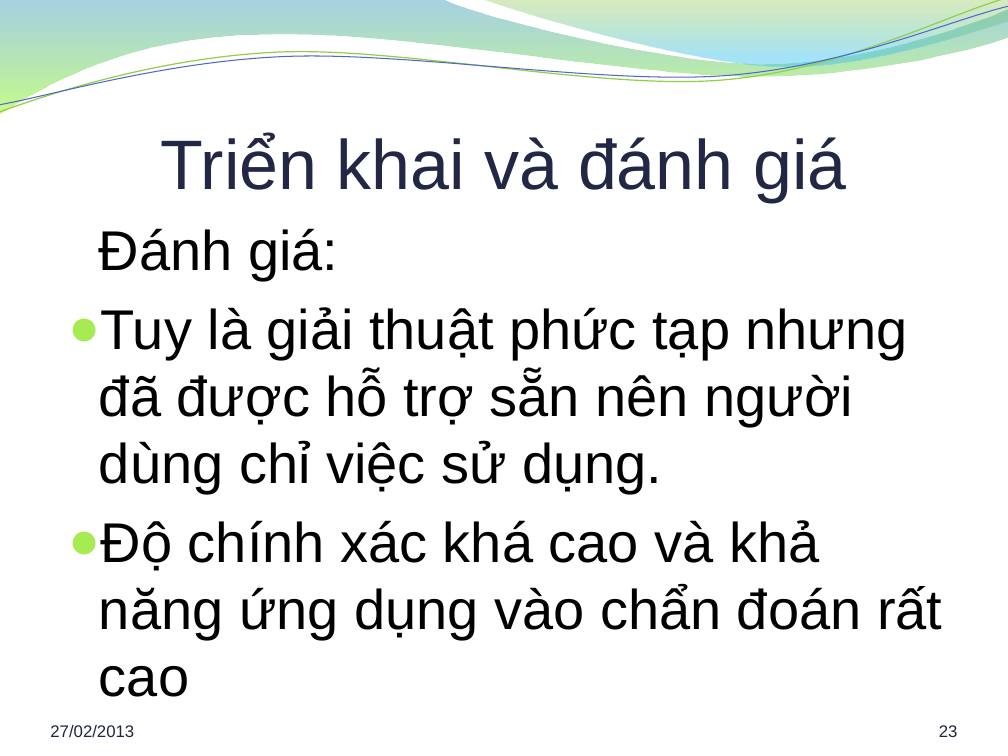
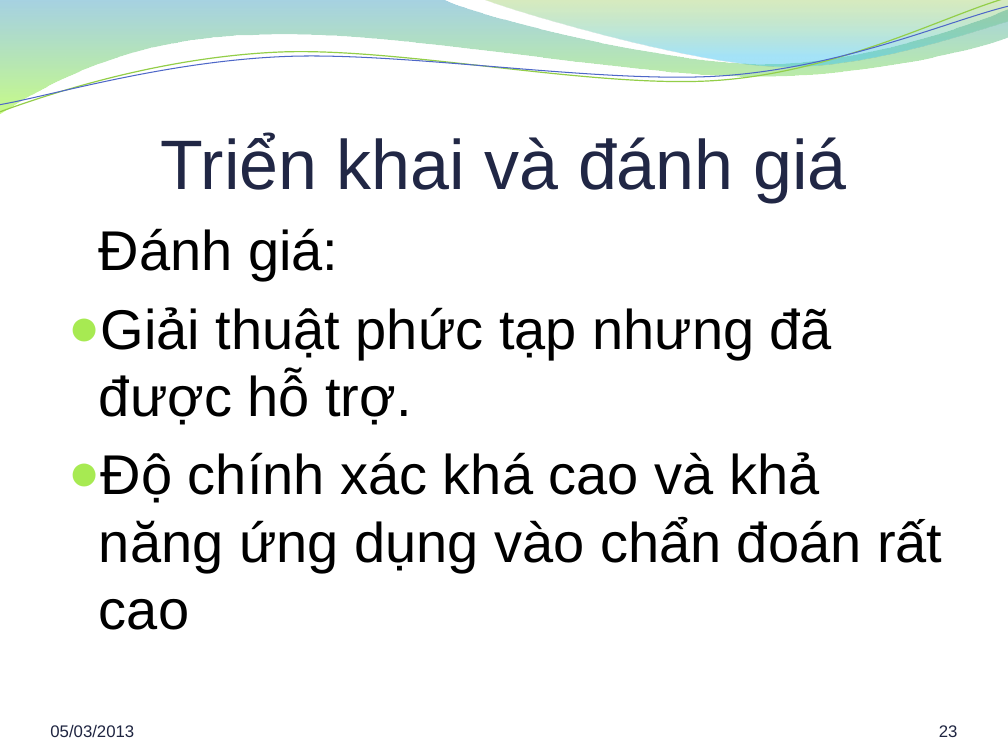
Before and after one commit to hung94it/benhvien, a slide deck: slide 23 of Diabetes/Documents/Report/Bao cao khoa luan.pptx. Drawn at 1008x756 pixels with LibreOffice and Linux fonts; fonts in the diff are those of the drawing; background and template pictures are left out. Boxes give left, top, right and bottom in pixels: in the first picture for what was removed or moved away, otherwise in the second. Text is boxed around its words. In the diff, an @@ line names an element or a change of style, - is before the commit and + after.

```diff
--- a/Diabetes/Documents/Report/Bao cao khoa luan.pptx
+++ b/Diabetes/Documents/Report/Bao cao khoa luan.pptx
@@ text at box(99, 307, 832, 425): text changed @@
-● Tuy là giải thuật phức tạp nhưng đã được hỗ trợ sẵn nên người dùng chỉ việc sử dụng.
+● Giải thuật phức tạp nhưng đã được hỗ trợ.
@@ text at box(50, 725, 134, 737): text changed @@
-27/02/2013
+05/03/2013
```
Also in this commit, not shown: 28 other slides changed.
